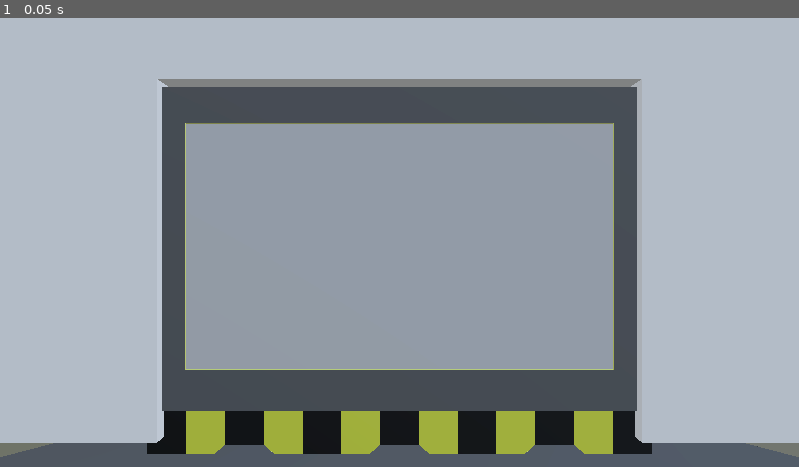
Above: before the commit, frame 1.
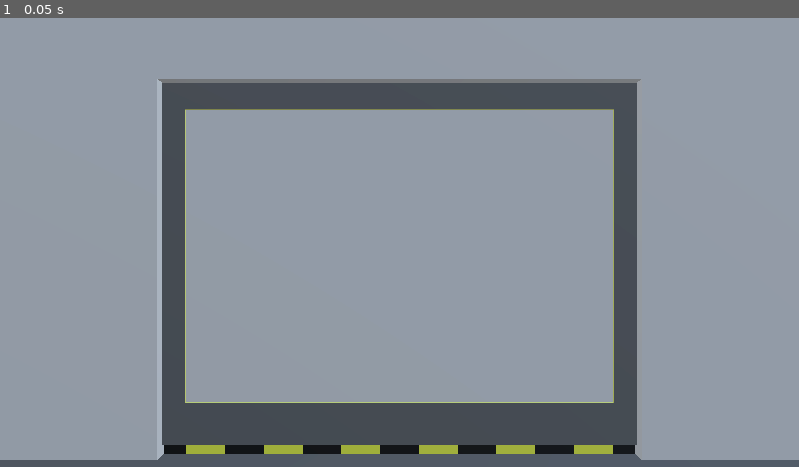
Above: after the commit, the same moment.

Repository: loumcn12/Aftermath
Game: Godot game, scene res://scenes/3Dmain_menu.tscn
The game is run twice, just before and just after one commit, with the same random seed, the same clock (stepped at 60 frames per second) and the same inputs. This scene is started directly instead of the project's main scene. A sky picture missing from this copy of the repository is replaced by a grey-blue gradient.
Inputs:
- Up to frame 1 (0.05 s): no input

The runs differ from the first frame. In frame 1, 58% of the frame differs, in the area x 0-100%, y 0-99%.

Commit message:
Finished initial changes to 3D main menu world

Diff:
--- a/scenes/3Dmain_menu.tscn
+++ b/scenes/3Dmain_menu.tscn
@@ -1,6 +1,7 @@
-[gd_scene load_steps=9 format=3 uid="uid://ceom27ev85g53"]
+[gd_scene load_steps=10 format=3 uid="uid://ceom27ev85g53"]
 
 [ext_resource type="PackedScene" uid="uid://1wfvq3d5y75o" path="res://assets/Misc/MainMenu.glb" id="1_73257"]
+[ext_resource type="Script" uid="uid://by31shc8xkh5i" path="res://scripts/3DMainMenu.gd" id="1_o6gf8"]
 [ext_resource type="Texture2D" uid="uid://mfmt5fpbaura" path="res://assets/hdris/kloofendal_48d_partly_cloudy_puresky_2k.hdr" id="2_hg656"]
 [ext_resource type="PackedScene" uid="uid://ckgmx5fed770t" path="res://scenes/streetlamp.tscn" id="3_lsx8b"]
 [ext_resource type="PackedScene" uid="uid://d1hi0wlisv32i" path="res://assets/Misc/MainMenuDoor.glb" id="4_ymex3"]
@@ -17,7 +18,6 @@
 sky_custom_fov = 119.4
 tonemap_mode = 2
 glow_enabled = true
-volumetric_fog_enabled = true
 volumetric_fog_density = 0.06
 volumetric_fog_albedo = Color(0.9, 0.9, 0.9, 1)
 volumetric_fog_emission_energy = 0.0
@@ -28,6 +28,7 @@
 density = 1.05
 
 [node name="MainMenu" type="Node3D"]
+script = ExtResource("1_o6gf8")
 
 [node name="MainMenu" parent="." instance=ExtResource("1_73257")]
 
@@ -52,8 +53,9 @@
 
 [node name="FogVolume" type="FogVolume" parent="."]
 transform = Transform3D(1, 0, 0, 0, 1, 0, 0, 0, 1, 0, 0, 41.2041)
+visible = false
 size = Vector3(25.5293, 2, 343.441)
 material = SubResource("FogMaterial_lsx8b")
 
 [node name="MainMenuDoor" parent="." instance=ExtResource("4_ymex3")]
-transform = Transform3D(1, 0, 0, 0, 1, 0, 0, 0, 1, 0, -3.00996, 0)
+transform = Transform3D(1, 0, 0, 0, 1, 0, 0, 0, 1, 0, 0.0662272, 0)
--- /dev/null
+++ b/scripts/3DMainMenu.gd
@@ -0,0 +1 @@
+extends Node3D
Binary file changed: assets/Misc/MainMenu.glb
Binary file changed: assets/Misc/MainMenuDoor.glb
Not shown, added: scripts/3DMainMenu.gd.uid
Not shown, changed: assets/Misc/MainMenu.blend
Not shown, changed: assets/Misc/MainMenu.blend1
